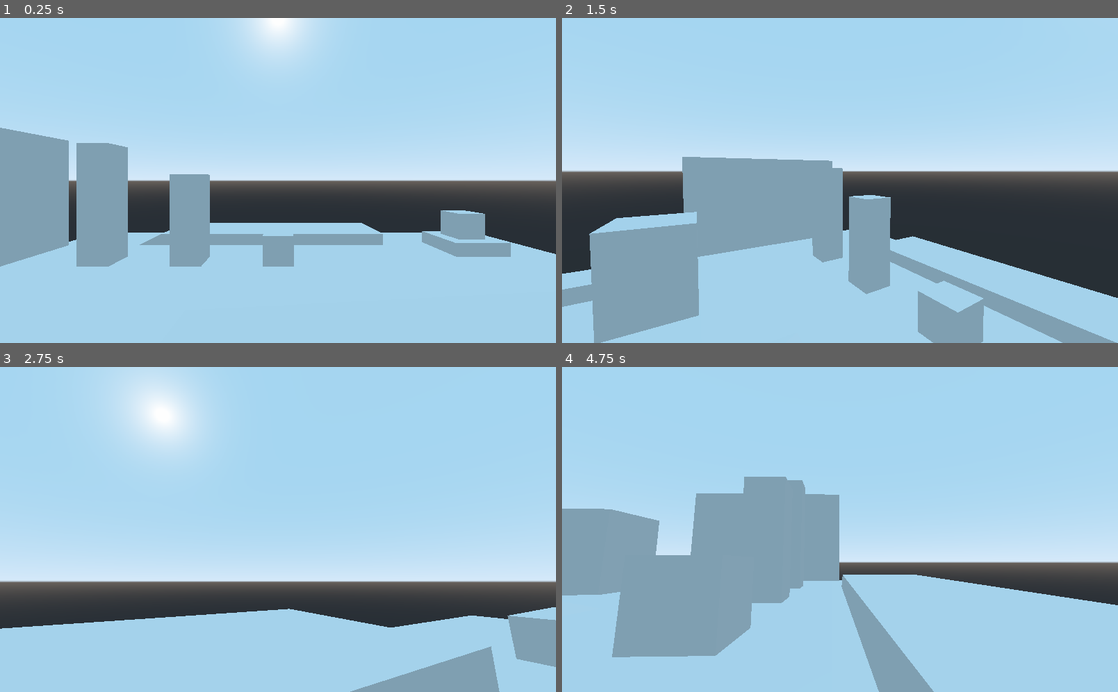
Above: before the commit, frames 1-4 (two rows, left to right).
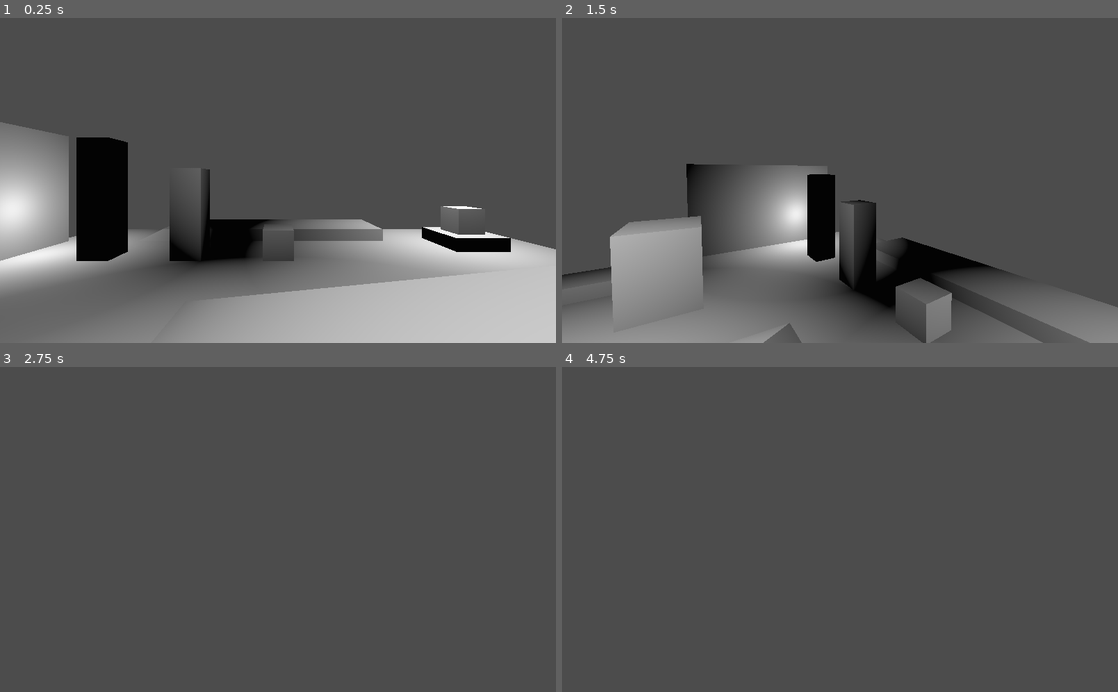
Above: after the commit, the same moments.

Repository: AOBUT-Game-Studios/FMD
Game: Godot game, scene res://Maps/TestEnv.tscn
The game is run twice, just before and just after one commit, with the same random seed, the same clock (stepped at 60 frames per second) and the same inputs.
Inputs (mouse positions are in pixels of both pictures, inside the frame that each line leads up to):
- Up to frame 1 (0.25 s): no input
- Up to frame 2 (1.5 s): move the mouse to (867, 180) at 0.52 s; hold W (forward) from 0.53 s (still down); tap Space (jump, bound only after the commit) at 0.6, 0.77, 1.07, 1.35 s; move the mouse to (812, 180) at 1.27 s
- Up to frame 3 (2.75 s): keep holding W (forward); tap Space (jump, bound only after the commit) at 1.52, 1.82, 2.1 s; move the mouse to (289, 523) at 2.02 s
- Up to frame 4 (4.75 s): keep holding W (forward); move the mouse to (834, 536) at 2.77 s; tap Space (jump, bound only after the commit) at 2.85, 3.02, 3.32, 3.6, 3.77, 4.07, 4.35, 4.52 s; tap Enter at 3.5 s; move the mouse to (878, 532) at 3.52 s; move the mouse to (795, 526) at 4.27 s

The runs differ from the first frame. In frame 1, 96% of the frame differs, in the area x 0-100%, y 0-100%; in frame 2, 96%; in frame 3, 94%; in frame 4, 97%.

Commit message:
Improved movement feel

Diff:
--- /dev/null
+++ b/Grapple/Grapple Point.tscn
@@ -0,0 +1,16 @@
+[gd_scene load_steps=3 format=2]
+
+[sub_resource type="SphereShape" id=24]
+radius = 1.0246
+
+[sub_resource type="SphereMesh" id=25]
+
+[node name="Grapple Point" type="StaticBody" groups=["grapple"]]
+
+[node name="CollisionShape" type="CollisionShape" parent="."]
+shape = SubResource( 24 )
+
+[node name="MeshInstance" type="MeshInstance" parent="."]
+mesh = SubResource( 25 )
+skeleton = NodePath("../CollisionShape")
+material/0 = null
--- a/Maps/TestEnv.tscn
+++ b/Maps/TestEnv.tscn
@@ -1,8 +1,9 @@
-[gd_scene load_steps=26 format=2]
+[gd_scene load_steps=28 format=2]
 
 [ext_resource path="res://addons/qodot/src/nodes/qodot_map.gd" type="Script" id=1]
 [ext_resource path="res://addons/qodot/game_definitions/fgd/qodot_fgd.tres" type="Resource" id=2]
 [ext_resource path="res://Player/Player.tscn" type="PackedScene" id=3]
+[ext_resource path="res://Grapple/Grapple Point.tscn" type="PackedScene" id=4]
 
 [sub_resource type="SpatialMaterial" id=1]
 
@@ -78,6 +79,8 @@
 
 [sub_resource type="ConvexPolygonShape" id=22]
 points = PoolVector3Array( -4, 10, -31, -4, 1, -31, -3, 1, -31, -3, 10, -31, -4, 10, -16, -4, 1, -16, -3, 1, -16, -3, 10, -16 )
+
+[sub_resource type="Environment" id=23]
 
 [node name="TestEnv" type="Spatial"]
 
@@ -167,3 +170,28 @@
 
 [node name="Player" parent="." instance=ExtResource( 3 )]
 transform = Transform( 1, 0, 0, 0, 1, 0, 0, 0, 1, 0, 6.40409, 0 )
+gravity = -20.0
+
+[node name="WorldEnvironment" type="WorldEnvironment" parent="."]
+environment = SubResource( 23 )
+
+[node name="Lighting" type="Spatial" parent="."]
+
+[node name="OmniLight" type="OmniLight" parent="Lighting"]
+transform = Transform( 1, 0, 0, 0, 1, 0, 0, 0, 1, 0, 10.1085, 0 )
+omni_range = 18.296
+
+[node name="OmniLight2" type="OmniLight" parent="Lighting"]
+transform = Transform( 1, 0, 0, 0, 1, 0, 0, 0, 1, 16.3985, 15.9466, 22.7823 )
+omni_range = 17.099
+
+[node name="OmniLight3" type="OmniLight" parent="Lighting"]
+transform = Transform( 1, 0, 0, 0, 1, 0, 0, 0, 1, 13.5727, 7.18492, -17.6846 )
+omni_range = 17.099
+
+[node name="OmniLight4" type="OmniLight" parent="Lighting"]
+transform = Transform( 1, 0, 0, 0, 1, 0, 0, 0, 1, -16.4667, 4.25116, -15.7074 )
+omni_range = 11.91
+
+[node name="Grapple Point" parent="." instance=ExtResource( 4 )]
+transform = Transform( 1, 0, 0, 0, 1, 0, 0, 0, 1, 0, 11.799, 0 )
--- a/Player/Player.gd
+++ b/Player/Player.gd
@@ -1,26 +1,22 @@
 extends KinematicBody
 
-#Last Change : 12/11/21
+#Last Change : 12/31/21
 
 #CHANGELOG
-	#Added TODO list
-	#Added Reference List
-	#Added To research list
-	#Added Basic WASD Movement
-	#Added camera movement
-	#Added Gravity
+	#Improved movement feel
+	#Added run and jump drag values
 
 #TODO
-#Basic WASD Movement
+#Basic WASD Movement COMPLETE 12/31/21
 	#Movement along the horizontal plane COMPLETE 12/11/21
 	#Should rotate movement axis is accordance with the camera angle COMPLETE 12/11/21
-	#Gradual accelaretion and momentum should be slightly maintained, but not to the point where it feels like sliding
-	#Increase momentum while in air, so that player has less control over arial movement
-#Camera Controls
+	#Gradual accelaretion and momentum should be slightly maintained, but not to the point where it feels like sliding COMPLETE 12/31/21
+	#Increase momentum while in air, so that player has less control over arial movement COMPLETE 12/31/21
+#Camera Controls COMPLETE 12/11/21
 	#Rotate character and camera according to mouse movement COMPLETE 12/11/21
 	#Cap off vertical rotation, to prevent the camera from going upside down COMPLETE 12/11/21
 #Jumping and airtime physics
-	#Jump should be a low to the ground boost of momentum (B Hopping)
+	#Jump should be a low to the ground boost of momentum (B Hopping) COMPLETE 12/31/21
 	#Midair jumps allow for realignment of trajectory
 	#The player should feel in control while midair, but should still have limited horizontal influence outside of jumping and grappling
 #Grapple Mechanic
@@ -52,8 +48,18 @@
 export (float) var gravity = -9 #Force of gravity, applied to the -y axis, multiplied by delta
 export (float) var max_speed = 14 #Horizontal Speed Cap
 export (float) var mouse_sens = 0.02 #Camera movement sensitivity
+export (float) var jump_strength = 55 #Initial jump strength, compared to gravity
+export (float) var jump_drag = 20 #How difficult it is to change direction mid air
+export (float) var jump_accel_init = 3 #Starting acceleration value when jumping
+export (float) var jump_accel_cap = -20 #cut off point for increasing jump gravity
+export (float) var run_drag = 5 #How hard it is to turn when running
 
+onready var jump_accel = jump_accel_init
 var velocity = Vector3() #The players velocity, currently maintains the y axis info between frames
+var jumping = false #Whether or not the player is able to jump
+var jump_current = 0 #Current Jump Strength Value
+var was_on_floor #True if player was on floor the previous frame
+var snap = Vector3.DOWN #Toggle snap to ground, empty vector is off, while downward is on
 
 func _ready():
 	#Capture the mouse upon launching scene
@@ -73,8 +79,38 @@
 		input_dir += -cam.global_transform.basis.x
 	if Input.is_action_pressed("right"):
 		input_dir += cam.global_transform.basis.x
+	if Input.is_action_just_pressed("jump") and !jumping:
+		jumping = true
+		jump_current = jump_strength
+		snap = Vector3()
 	#Returns a vector 3 containing the normalized horizontal movement information
 	return input_dir.normalized()
+
+#Jump arc calculations
+func jump(delta):
+	#Check if that player left the floor since the last frame, and prevent them from jumping, while still applying velocity
+	if !is_on_floor() and was_on_floor and !jumping:
+		was_on_floor = false
+		jumping = true
+		jump_current = gravity * -1
+	#Check if player is on floor
+	elif is_on_floor():
+		was_on_floor = true
+
+	#Check if player reconnects with floor
+	if is_on_floor() and jump_current < jump_strength - 10:
+		jumping = false
+		snap = Vector3.DOWN
+		jump_accel = jump_accel_init
+
+	#Return jump value depending on jumping state
+	if jumping:
+		if jump_current > jump_accel_cap:
+			jump_accel += delta
+			jump_current -= jump_accel
+		return jump_current * delta
+	else:
+		return 0
 
 #Get the mouse movement input to control the camera
 func _unhandled_input(event):
@@ -85,8 +121,13 @@
 
 #Runs the physics inputs every frame
 func _physics_process(delta):
-	velocity.y += gravity * delta #Adds new gravity to this frame
+	velocity.y += (gravity * delta) + jump(delta) #Adds new gravity to this frame
 	var desired_velocity = get_input() * max_speed
-	velocity.x = desired_velocity.x
-	velocity.z = desired_velocity.z
-	velocity = move_and_slide(velocity, Vector3.UP, true) #Finally move the player
+	#Maintain a large portion of previous frames horizontal plane velocity, increasing drag increases effort needed to change direction
+	if !jumping:
+		velocity.x = ((velocity.x / run_drag) * (run_drag - 1)) + (desired_velocity.x / run_drag)
+		velocity.z = ((velocity.z / run_drag) * (run_drag - 1)) + (desired_velocity.z / run_drag)
+	else:
+		velocity.x = ((velocity.x / jump_drag) * (jump_drag - 1)) + (desired_velocity.x / jump_drag) * 1.5
+		velocity.z = ((velocity.z / jump_drag) * (jump_drag - 1)) + (desired_velocity.z / jump_drag) * 1.5
+	velocity = move_and_slide_with_snap(velocity ,snap, Vector3.UP, false, 4, 0.75, true) #Finally move the player
--- a/Player/Player.tscn
+++ b/Player/Player.tscn
@@ -8,6 +8,10 @@
 
 [node name="Player" type="KinematicBody"]
 script = ExtResource( 1 )
+jump_strength = 85.0
+jump_drag = 25.0
+jump_accel_cap = -25.0
+run_drag = 10.0
 
 [node name="CollisionShape" type="CollisionShape" parent="."]
 transform = Transform( 1, 0, 0, 0, 1.19249e-08, 1, 0, -1, 1.19249e-08, 0, 0, 0 )
--- a/project.godot
+++ b/project.godot
@@ -236,6 +236,11 @@
 "events": [ Object(InputEventKey,"resource_local_to_scene":false,"resource_name":"","device":0,"alt":false,"shift":false,"control":false,"meta":false,"command":false,"pressed":false,"scancode":0,"physical_scancode":68,"unicode":0,"echo":false,"script":null)
  ]
 }
+jump={
+"deadzone": 0.5,
+"events": [ Object(InputEventKey,"resource_local_to_scene":false,"resource_name":"","device":0,"alt":false,"shift":false,"control":false,"meta":false,"command":false,"pressed":false,"scancode":0,"physical_scancode":32,"unicode":0,"echo":false,"script":null)
+ ]
+}
 
 [physics]
 
